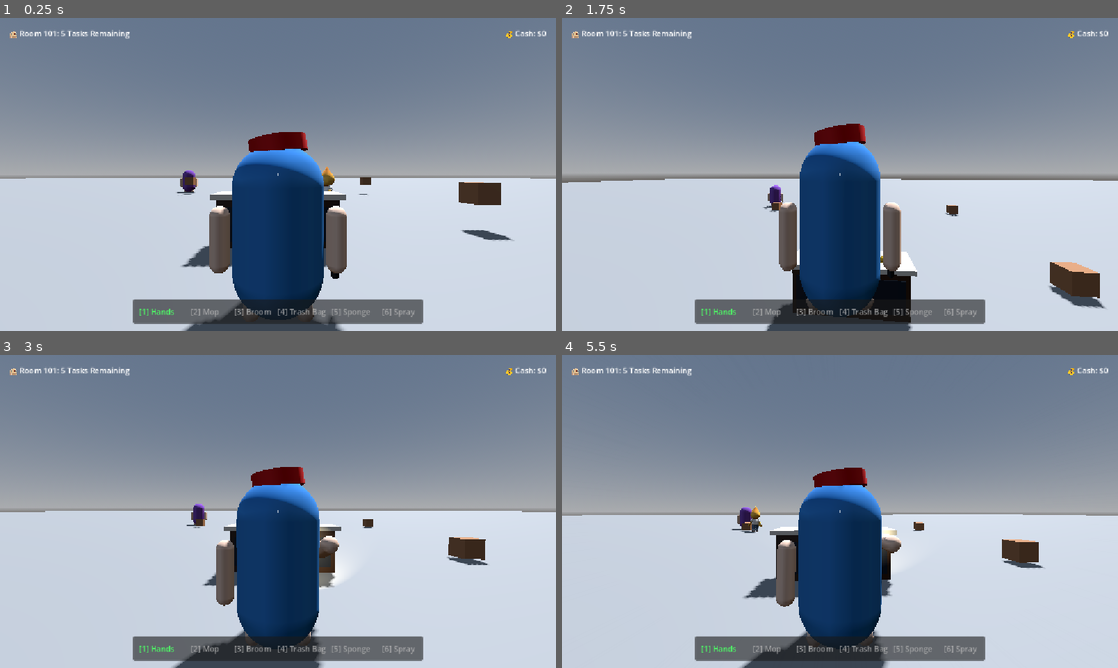
Above: before the commit, frames 1-4 (two rows, left to right).
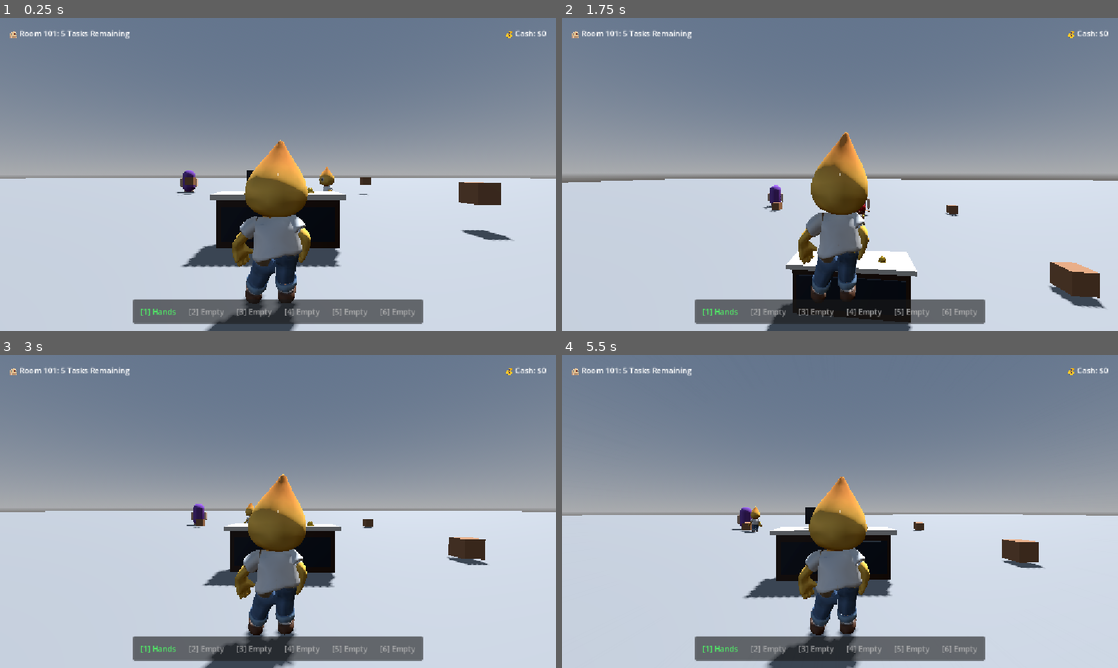
Above: after the commit, the same moments.

Repository: ngezLin/Zero-Rating-Star
Game: Godot game, scene res://scenes/main.tscn
Two runs of this game, one before a commit and one after it. Both use one fixed random seed, a clock stepped at 60 frames per second and the inputs below.
Inputs (mouse positions are in pixels of both pictures, inside the frame that each line leads up to):
- Up to frame 1 (0.25 s): no input
- Up to frame 2 (1.75 s): tap Enter (ui_accept) at 0.5, 0.77, 1.52 s; move the mouse to (867, 174) at 0.52 s; hold Shift (sprint) 0.53-1.28 s; click (867, 174) at 0.67 s; move the mouse to (812, 174) at 1.27 s; click (812, 174) at 1.35 s; tap Shift (sprint) at 1.55 s
- Up to frame 3 (3 s): move the mouse to (289, 505) at 2.02 s; hold Shift (sprint) 2.03-2.78 s; tap S (camera_back) at 2.1 s; click (289, 505) at 2.17 s; move the mouse to (272, 517) at 2.77 s; tap F (camera_center) at 2.85 s; click (272, 517) at 2.92 s
- Up to frame 4 (5.5 s): tap Enter (ui_accept) at 3.02, 3.77, 4.52 s; tap Shift (sprint) at 3.05, 4.55 s; move the mouse to (878, 514) at 3.52 s; hold Shift (sprint) 3.53-4.28 s; tap W (camera_forward) at 3.6 s; click (878, 514) at 3.67 s; move the mouse to (795, 508) at 4.27 s; tap A (camera_left) at 4.35 s; click (795, 508) at 4.42 s; move the mouse to (845, 511) at 5.02 s; hold Shift (sprint) from 5.03 s (still down); tap D (camera_right) at 5.1 s; click (845, 511) at 5.17 s

The runs differ from the first frame. In frame 1, 11% of the frame differs, in the area x 25-75%, y 36-100%; in frame 2, 9.2%; in frame 3, 9.9%; in frame 4, 9.5%.

Commit message:
feat: set Citrus3D as player model, empty starting hotbar, smooth animation blend

Diff:
--- a/Character/citrus_3d.gd
+++ b/Character/citrus_3d.gd
@@ -123,5 +123,5 @@
 		return
 	# Only call play() if we're switching to a different animation
 	if anim_player.current_animation != anim_name:
-		anim_player.play(anim_name)
+		anim_player.play(anim_name, 0.25)
 	anim_player.speed_scale = speed_scale
--- a/Character/npc_citrus.gd
+++ b/Character/npc_citrus.gd
@@ -151,5 +151,5 @@
 	if not anim_player.has_animation(anim_name):
 		return
 	if anim_player.current_animation != anim_name:
-		anim_player.play(anim_name)
+		anim_player.play(anim_name, 0.25)
 	anim_player.speed_scale = speed_scale
--- a/Character/player.gd
+++ b/Character/player.gd
@@ -15,7 +15,7 @@
 var t_bob = 0.0
 
 @onready var collision_shape: CollisionShape3D = $CollisionShape3D
-@onready var body_mesh: MeshInstance3D = $BodyMesh
+@onready var body_mesh: Node3D = $BodyMesh
 @onready var head: Node3D = $Head
 @onready var spring_arm: SpringArm3D = $Head/SpringArm3D
 @onready var camera: Camera3D = $Head/SpringArm3D/Camera3D
@@ -670,9 +670,17 @@
 					anim_lib.remove_animation("Armature|Armature")
 
 			var walk_anim = "Armature|preset_biped_walk"
-			var anim_to_play = walk_anim if anim_player.has_animation(walk_anim) else ""
-			if anim_to_play == "" and anim_player.get_animation_list().size() > 0:
-				anim_to_play = anim_player.get_animation_list()[0]
+			var idle_anim = "Armature|preset_biped_wait"
+
+			var horizontal_speed = Vector2(velocity.x, velocity.z).length()
+			var anim_to_play = ""
+
+			if horizontal_speed > 0.3 and is_on_floor():
+				if anim_player.has_animation(walk_anim):
+					anim_to_play = walk_anim
+			else:
+				if anim_player.has_animation(idle_anim):
+					anim_to_play = idle_anim
 
 			if anim_to_play != "":
 				var anim = anim_player.get_animation(anim_to_play)
@@ -683,13 +691,15 @@
 						anim.loop_mode = Animation.LOOP_LINEAR
 						anim_lib.add_animation(anim_to_play, anim)
 
-				var speed = Vector2(velocity.x, velocity.z).length()
-				if speed > 0.3 and is_on_floor():
-					if anim_player.current_animation != anim_to_play or not anim_player.is_playing():
-						anim_player.play(anim_to_play)
-					anim_player.speed_scale = clamp(speed / 6.0, 0.6, 1.8)
+				if anim_player.current_animation != anim_to_play or not anim_player.is_playing():
+					anim_player.play(anim_to_play, 0.25)
+
+				if anim_to_play == walk_anim:
+					anim_player.speed_scale = clamp(horizontal_speed / 6.0, 0.6, 1.8)
 				else:
-					if anim_player.is_playing():
-						anim_player.stop()
+					anim_player.speed_scale = 1.0
+			else:
+				if anim_player.is_playing():
+					anim_player.stop()
 
 	move_and_slide()
--- a/Character/player.tscn
+++ b/Character/player.tscn
@@ -1,17 +1,57 @@
 [gd_scene format=3 uid="uid://dhbb68iarv1sk"]
 
-[ext_resource type="Script" path="res://Character/player.gd" id="1_4flbx"]
-[ext_resource type="Shader" path="res://shaders/sprint_lines.gdshader" id="2_lines"]
-[ext_resource type="Shader" path="res://shaders/eye_shader.gdshader" id="3_eye_shader"]
+[ext_resource type="Script" uid="uid://vqrwssxfaiee" path="res://Character/player.gd" id="1_4flbx"]
+[ext_resource type="Shader" uid="uid://d0f54en4lksci" path="res://shaders/sprint_lines.gdshader" id="2_lines"]
+[ext_resource type="Shader" uid="uid://cykmy3ktcesp4" path="res://shaders/eye_shader.gdshader" id="3_eye_shader"]
+[ext_resource type="PackedScene" uid="uid://dkps6kr4y7b0x" path="res://models/Citruswalk.glb" id="4_citrus_model"]
 
 [sub_resource type="CapsuleShape3D" id="CapsuleShape3D_sxki6"]
 radius = 0.4
 height = 1.8
 
-[sub_resource type="CapsuleMesh" id="CapsuleMesh_body"]
-
-[sub_resource type="StandardMaterial3D" id="StandardMaterial3D_body"]
-albedo_color = Color(0.2, 0.5, 0.8, 1)
+[sub_resource type="CylinderMesh" id="CylinderMesh_bellboy_hat"]
+top_radius = 0.32
+bottom_radius = 0.32
+height = 0.18
+
+[sub_resource type="StandardMaterial3D" id="StandardMaterial3D_red"]
+albedo_color = Color(0.8, 0.1, 0.1, 1)
+
+[sub_resource type="TorusMesh" id="TorusMesh_headset"]
+inner_radius = 0.51
+outer_radius = 0.53
+
+[sub_resource type="StandardMaterial3D" id="StandardMaterial3D_darkgray"]
+albedo_color = Color(0.15, 0.15, 0.15, 1)
+
+[sub_resource type="CylinderMesh" id="CylinderMesh_flashlight"]
+top_radius = 0.04
+bottom_radius = 0.04
+height = 0.18
+
+[sub_resource type="CylinderMesh" id="CylinderMesh_security_cap"]
+top_radius = 0.36
+bottom_radius = 0.34
+height = 0.16
+
+[sub_resource type="StandardMaterial3D" id="StandardMaterial3D_darkblue"]
+albedo_color = Color(0.1, 0.15, 0.4, 1)
+
+[sub_resource type="BoxMesh" id="BoxMesh_visor"]
+size = Vector3(0.42, 0.02, 0.15)
+
+[sub_resource type="SphereMesh" id="SphereMesh_hardhat"]
+radius = 0.36
+height = 0.45
+is_hemisphere = true
+
+[sub_resource type="StandardMaterial3D" id="StandardMaterial3D_yellow"]
+albedo_color = Color(1, 0.85, 0, 1)
+
+[sub_resource type="CylinderMesh" id="CylinderMesh_hardhat_brim"]
+top_radius = 0.44
+bottom_radius = 0.44
+height = 0.03
 
 [sub_resource type="CapsuleMesh" id="CapsuleMesh_arm"]
 radius = 0.11
@@ -19,6 +59,22 @@
 
 [sub_resource type="StandardMaterial3D" id="StandardMaterial3D_skin"]
 albedo_color = Color(0.95, 0.8, 0.7, 1)
+
+[sub_resource type="CylinderMesh" id="CylinderMesh_mop_handle"]
+top_radius = 0.025
+bottom_radius = 0.025
+height = 1.3
+
+[sub_resource type="StandardMaterial3D" id="StandardMaterial3D_mop_wood"]
+albedo_color = Color(0.65, 0.42, 0.22, 1)
+roughness = 0.6
+
+[sub_resource type="BoxMesh" id="BoxMesh_mop_head"]
+size = Vector3(0.35, 0.1, 0.18)
+
+[sub_resource type="StandardMaterial3D" id="StandardMaterial3D_mop_sponge"]
+albedo_color = Color(0.92, 0.88, 0.35, 1)
+roughness = 0.8
 
 [sub_resource type="SphereMesh" id="SphereMesh_eye_sclera"]
 radius = 0.12
@@ -47,80 +103,22 @@
 shader_parameter/inner_radius = 0.3
 shader_parameter/outer_radius = 0.55
 
-[sub_resource type="StandardMaterial3D" id="StandardMaterial3D_yellow"]
-albedo_color = Color(1, 0.85, 0, 1)
-
-[sub_resource type="StandardMaterial3D" id="StandardMaterial3D_red"]
-albedo_color = Color(0.8, 0.1, 0.1, 1)
-
-[sub_resource type="StandardMaterial3D" id="StandardMaterial3D_darkblue"]
-albedo_color = Color(0.1, 0.15, 0.4, 1)
-
-[sub_resource type="StandardMaterial3D" id="StandardMaterial3D_darkgray"]
-albedo_color = Color(0.15, 0.15, 0.15, 1)
-
-[sub_resource type="CylinderMesh" id="CylinderMesh_mop_handle"]
-top_radius = 0.025
-bottom_radius = 0.025
-height = 1.3
-
-[sub_resource type="StandardMaterial3D" id="StandardMaterial3D_mop_wood"]
-albedo_color = Color(0.65, 0.42, 0.22, 1)
-roughness = 0.6
-
-[sub_resource type="BoxMesh" id="BoxMesh_mop_head"]
-size = Vector3(0.35, 0.1, 0.18)
-
-[sub_resource type="StandardMaterial3D" id="StandardMaterial3D_mop_sponge"]
-albedo_color = Color(0.92, 0.88, 0.35, 1)
-roughness = 0.8
-
-[sub_resource type="CylinderMesh" id="CylinderMesh_bellboy_hat"]
-top_radius = 0.32
-bottom_radius = 0.32
-height = 0.18
-
-[sub_resource type="TorusMesh" id="TorusMesh_headset"]
-inner_radius = 0.51
-outer_radius = 0.53
-
-[sub_resource type="CylinderMesh" id="CylinderMesh_security_cap"]
-top_radius = 0.36
-bottom_radius = 0.34
-height = 0.16
-
-[sub_resource type="BoxMesh" id="BoxMesh_visor"]
-size = Vector3(0.42, 0.02, 0.15)
-
-[sub_resource type="SphereMesh" id="SphereMesh_hardhat"]
-radius = 0.36
-height = 0.45
-is_hemisphere = true
-
-[sub_resource type="CylinderMesh" id="CylinderMesh_hardhat_brim"]
-top_radius = 0.44
-bottom_radius = 0.44
-height = 0.03
-
-[sub_resource type="CylinderMesh" id="CylinderMesh_flashlight"]
-top_radius = 0.04
-bottom_radius = 0.04
-height = 0.18
-
 [node name="Player" type="CharacterBody3D" unique_id=1024966981]
 script = ExtResource("1_4flbx")
 
 [node name="CollisionShape3D" type="CollisionShape3D" parent="." unique_id=1882599777]
 shape = SubResource("CapsuleShape3D_sxki6")
 
-[node name="BodyMesh" type="MeshInstance3D" parent="." unique_id=163663497]
-mesh = SubResource("CapsuleMesh_body")
-surface_material_override/0 = SubResource("StandardMaterial3D_body")
+[node name="BodyMesh" type="Node3D" parent="." unique_id=163663497]
+
+[node name="CitrusModel" parent="BodyMesh" unique_id=1472247022 instance=ExtResource("4_citrus_model")]
+transform = Transform3D(-2, 0, -3.019916e-07, 0, 2, 0, 3.019916e-07, 0, -2, 0, -0.9, 0)
 
 [node name="Accessories" type="Node3D" parent="BodyMesh" unique_id=987657]
 
 [node name="BellboyHat" type="MeshInstance3D" parent="BodyMesh/Accessories" unique_id=987658]
 transform = Transform3D(0.990268, -0.139173, 0, 0.139173, 0.990268, 0, 0, 0, 1, 0, 0.98, 0)
+visible = false
 mesh = SubResource("CylinderMesh_bellboy_hat")
 surface_material_override/0 = SubResource("StandardMaterial3D_red")
 
@@ -163,11 +161,14 @@
 [node name="Brim" type="MeshInstance3D" parent="BodyMesh/Accessories/EngineerHat" unique_id=987667]
 mesh = SubResource("CylinderMesh_hardhat_brim")
 surface_material_override/0 = SubResource("StandardMaterial3D_yellow")
+
 [node name="LeftShoulder" type="Node3D" parent="BodyMesh" unique_id=2020201]
 transform = Transform3D(1, 0, 0, 0, 1, 0, 0, 0, 1, -0.65, 0.2, 0)
+visible = false
 
 [node name="LeftHand" type="MeshInstance3D" parent="BodyMesh/LeftShoulder" unique_id=1010103]
 transform = Transform3D(1, 0, 0, 0, 1, 0, 0, 0, 1, 0, -0.35, 0)
+visible = false
 mesh = SubResource("CapsuleMesh_arm")
 surface_material_override/0 = SubResource("StandardMaterial3D_skin")
 
@@ -176,11 +177,13 @@
 
 [node name="RightHand" type="MeshInstance3D" parent="BodyMesh/RightShoulder" unique_id=1010104]
 transform = Transform3D(1, 0, 0, 0, 1, 0, 0, 0, 1, 0, -0.35, 0)
+visible = false
 mesh = SubResource("CapsuleMesh_arm")
 surface_material_override/0 = SubResource("StandardMaterial3D_skin")
 
 [node name="FlashlightBody" type="MeshInstance3D" parent="BodyMesh/RightShoulder/RightHand" unique_id=987668]
 transform = Transform3D(1, 0, 0, 0, 1, 0, 0, 0, 1, 0, -0.4, -0.05)
+visible = false
 mesh = SubResource("CylinderMesh_flashlight")
 surface_material_override/0 = SubResource("StandardMaterial3D_darkgray")
 
@@ -196,41 +199,44 @@
 transform = Transform3D(1, 0, 0, 0, 1, 0, 0, 0, 1, 0, -0.3, -0.2)
 visible = false
 
-[node name="MopHandle" type="MeshInstance3D" parent="BodyMesh/RightShoulder/RightHand/MopTool"]
+[node name="MopHandle" type="MeshInstance3D" parent="BodyMesh/RightShoulder/RightHand/MopTool" unique_id=1474977800]
 transform = Transform3D(1, 0, 0, 0, 0.866025, 0.5, 0, -0.5, 0.866025, 0, -0.2, -0.3)
 mesh = SubResource("CylinderMesh_mop_handle")
 surface_material_override/0 = SubResource("StandardMaterial3D_mop_wood")
 
-[node name="MopHead" type="MeshInstance3D" parent="BodyMesh/RightShoulder/RightHand/MopTool"]
+[node name="MopHead" type="MeshInstance3D" parent="BodyMesh/RightShoulder/RightHand/MopTool" unique_id=1105990484]
 transform = Transform3D(1, 0, 0, 0, 1, 0, 0, 0, 1, 0, -0.75, -0.6)
 mesh = SubResource("BoxMesh_mop_head")
 surface_material_override/0 = SubResource("StandardMaterial3D_mop_sponge")
 
 [node name="LeftEye" type="MeshInstance3D" parent="BodyMesh" unique_id=112640819]
 transform = Transform3D(1, 0, 0, 0, 1, 0, 0, 0, 1, -0.2, 0.5, -0.48)
+visible = false
 layers = 2
 mesh = SubResource("SphereMesh_eye_sclera")
 surface_material_override/0 = SubResource("ShaderMaterial_eye")
 
 [node name="RightEye" type="MeshInstance3D" parent="BodyMesh" unique_id=1207321211]
 transform = Transform3D(1, 0, 0, 0, 1, 0, 0, 0, 1, 0.2, 0.5, -0.48)
+visible = false
 layers = 2
 mesh = SubResource("SphereMesh_eye_sclera")
 surface_material_override/0 = SubResource("ShaderMaterial_eye")
 
 [node name="LeftFoot" type="MeshInstance3D" parent="." unique_id=1010105]
 transform = Transform3D(1, 0, 0, 0, -4.37114e-08, -1, 0, 1, -4.37114e-08, -0.3, -0.9, 0)
+visible = false
 mesh = SubResource("CapsuleMesh_foot")
 surface_material_override/0 = SubResource("StandardMaterial3D_skin")
 
 [node name="RightFoot" type="MeshInstance3D" parent="." unique_id=1010106]
 transform = Transform3D(1, 0, 0, 0, -4.37114e-08, -1, 0, 1, -4.37114e-08, 0.3, -0.9, 0)
+visible = false
 mesh = SubResource("CapsuleMesh_foot")
 surface_material_override/0 = SubResource("StandardMaterial3D_skin")
 
 [node name="Head" type="Node3D" parent="." unique_id=571606601]
 transform = Transform3D(1, 0, 0, 0, 1, 0, 0, 0, 1, 0, 0.6, 0)
-
 
 [node name="SpringArm3D" type="SpringArm3D" parent="Head" unique_id=987654]
 spring_length = 0.0
@@ -272,7 +278,6 @@
 text = "Press [E] to Pick Up"
 horizontal_alignment = 1
 vertical_alignment = 1
-mouse_filter = 2
 
 [node name="DotCrosshair" type="ColorRect" parent="InteractionPromptLayer" unique_id=2345680]
 anchors_preset = 8
@@ -303,7 +308,6 @@
 grow_horizontal = 2
 grow_vertical = 2
 mouse_filter = 2
-value = 0.0
 show_percentage = false
 
 [node name="ChecklistLabel" type="Label" parent="InteractionPromptLayer" unique_id=2345682]
@@ -312,7 +316,6 @@
 offset_right = 320.0
 offset_bottom = 90.0
 text = "🏨 Room 101: 5 Tasks Remaining"
-mouse_filter = 2
 
 [node name="WalletLabel" type="Label" parent="InteractionPromptLayer" unique_id=2345683]
 anchors_preset = 1
@@ -325,7 +328,6 @@
 grow_horizontal = 0
 text = "💰 Cash: $0"
 horizontal_alignment = 2
-mouse_filter = 2
 
 [node name="HotbarPanel" type="PanelContainer" parent="InteractionPromptLayer" unique_id=2345684]
 anchors_preset = 7
@@ -345,50 +347,44 @@
 layout_mode = 2
 alignment = 1
 
-[node name="Slot1" type="Label" parent="InteractionPromptLayer/HotbarPanel/HBoxContainer"]
+[node name="Slot1" type="Label" parent="InteractionPromptLayer/HotbarPanel/HBoxContainer" unique_id=1160318886]
 custom_minimum_size = Vector2(95, 45)
 layout_mode = 2
 text = "[1] Hands"
 horizontal_alignment = 1
 vertical_alignment = 1
-mouse_filter = 2
-
-[node name="Slot2" type="Label" parent="InteractionPromptLayer/HotbarPanel/HBoxContainer"]
-custom_minimum_size = Vector2(95, 45)
-layout_mode = 2
-text = "[2] Mop"
-horizontal_alignment = 1
-vertical_alignment = 1
-mouse_filter = 2
-
-[node name="Slot3" type="Label" parent="InteractionPromptLayer/HotbarPanel/HBoxContainer"]
-custom_minimum_size = Vector2(95, 45)
-layout_mode = 2
-text = "[3] Broom"
-horizontal_alignment = 1
-vertical_alignment = 1
-mouse_filter = 2
-
-[node name="Slot4" type="Label" parent="InteractionPromptLayer/HotbarPanel/HBoxContainer"]
-custom_minimum_size = Vector2(95, 45)
-layout_mode = 2
-text = "[4] Trash Bag"
-horizontal_alignment = 1
-vertical_alignment = 1
-mouse_filter = 2
-
-[node name="Slot5" type="Label" parent="InteractionPromptLayer/HotbarPanel/HBoxContainer"]
-custom_minimum_size = Vector2(95, 45)
-layout_mode = 2
-text = "[5] Sponge"
-horizontal_alignment = 1
-vertical_alignment = 1
-mouse_filter = 2
-
-[node name="Slot6" type="Label" parent="InteractionPromptLayer/HotbarPanel/HBoxContainer"]
-custom_minimum_size = Vector2(95, 45)
-layout_mode = 2
-text = "[6] Spray"
-horizontal_alignment = 1
-vertical_alignment = 1
-mouse_filter = 2
+
+[node name="Slot2" type="Label" parent="InteractionPromptLayer/HotbarPanel/HBoxContainer" unique_id=1417078436]
+custom_minimum_size = Vector2(95, 45)
+layout_mode = 2
+text = "[2] Empty"
+horizontal_alignment = 1
+vertical_alignment = 1
+
+[node name="Slot3" type="Label" parent="InteractionPromptLayer/HotbarPanel/HBoxContainer" unique_id=1342606326]
+custom_minimum_size = Vector2(95, 45)
+layout_mode = 2
+text = "[3] Empty"
+horizontal_alignment = 1
+vertical_alignment = 1
+
+[node name="Slot4" type="Label" parent="InteractionPromptLayer/HotbarPanel/HBoxContainer" unique_id=529582470]
+custom_minimum_size = Vector2(95, 45)
+layout_mode = 2
+text = "[4] Empty"
+horizontal_alignment = 1
+vertical_alignment = 1
+
+[node name="Slot5" type="Label" parent="InteractionPromptLayer/HotbarPanel/HBoxContainer" unique_id=1703601417]
+custom_minimum_size = Vector2(95, 45)
+layout_mode = 2
+text = "[5] Empty"
+horizontal_alignment = 1
+vertical_alignment = 1
+
+[node name="Slot6" type="Label" parent="InteractionPromptLayer/HotbarPanel/HBoxContainer" unique_id=2039239512]
+custom_minimum_size = Vector2(95, 45)
+layout_mode = 2
+text = "[6] Empty"
+horizontal_alignment = 1
+vertical_alignment = 1
Not shown: 1 places in Character/player.tscn that only renumber resources
